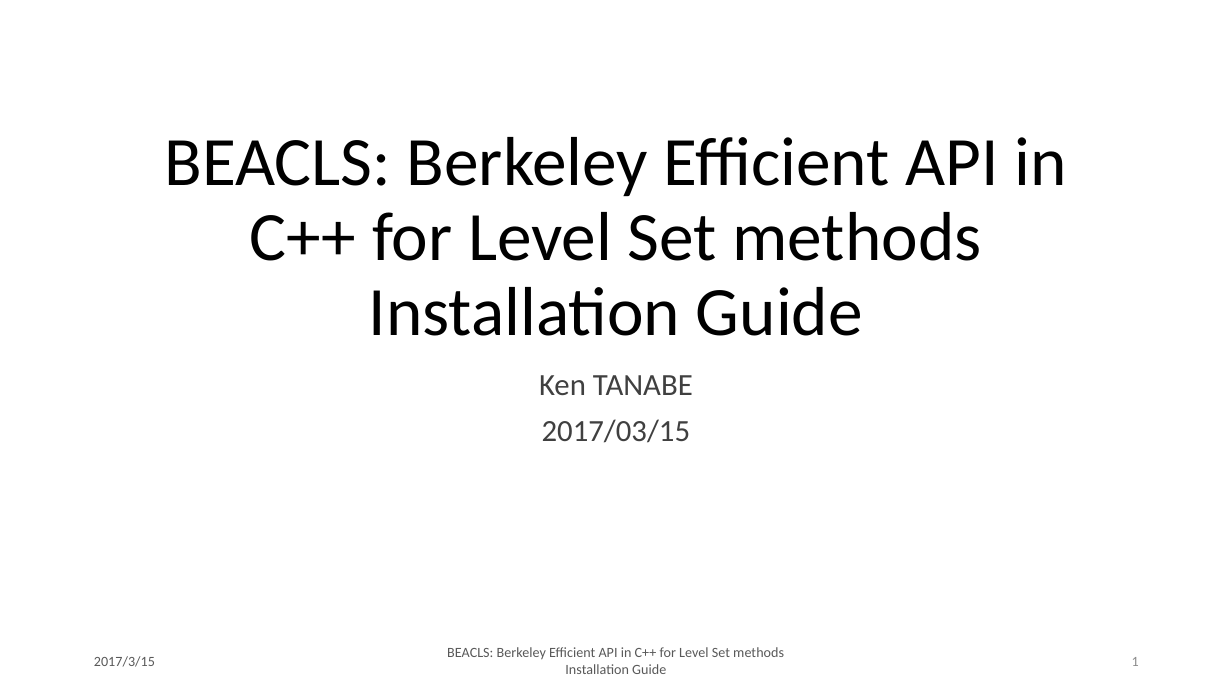
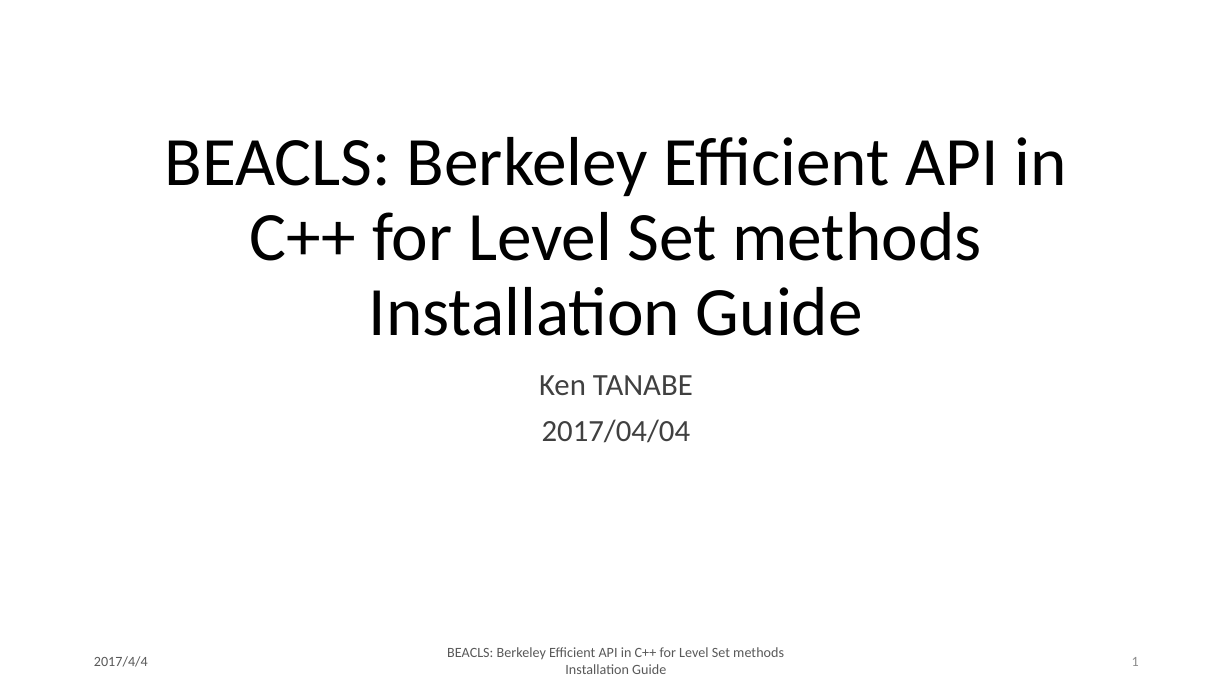
Before and after one commit to HJReachability/beacls, a slide deck: slide 1 of docs/slides/master/BEACLS_Installation_Guide.pptx. Drawn at 1232x693 pixels with LibreOffice and Linux fonts; fonts in the diff are those of the drawing. Boxes give left, top, right and bottom in pixels: in the first picture for what was removed or moved away, otherwise in the second. Text is boxed around its words. In the diff, an @@ line names an element or a change of style, - is before the commit and + after.

```diff
--- a/docs/slides/master/BEACLS_Installation_Guide.pptx
+++ b/docs/slides/master/BEACLS_Installation_Guide.pptx
@@ subtitle at (x1=542, y1=419, x2=691, y2=443): text changed @@
-2017/03/15
+2017/04/04
@@ text at (x1=94, y1=656, x2=148, y2=667): text changed @@
-2017/3/15
+2017/4/4
```
Also in this commit, not shown: 23 other slides changed, 1 other file.
